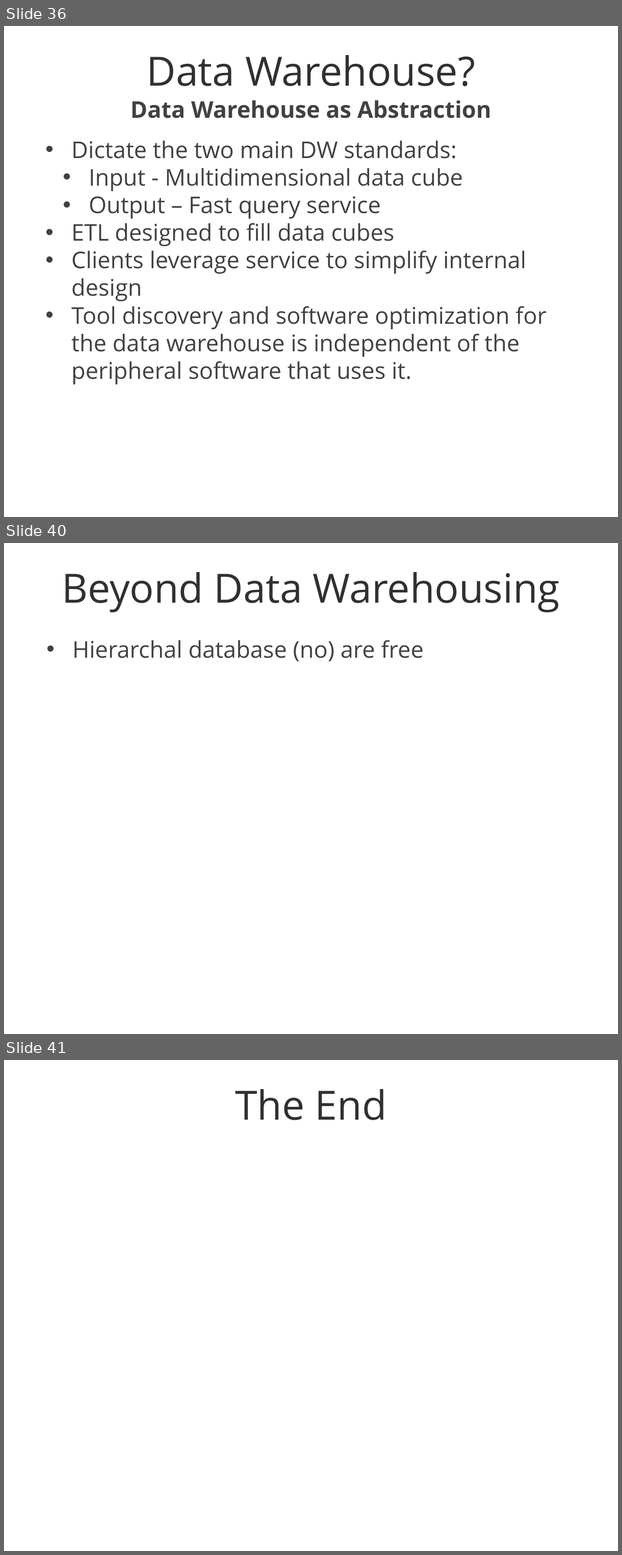
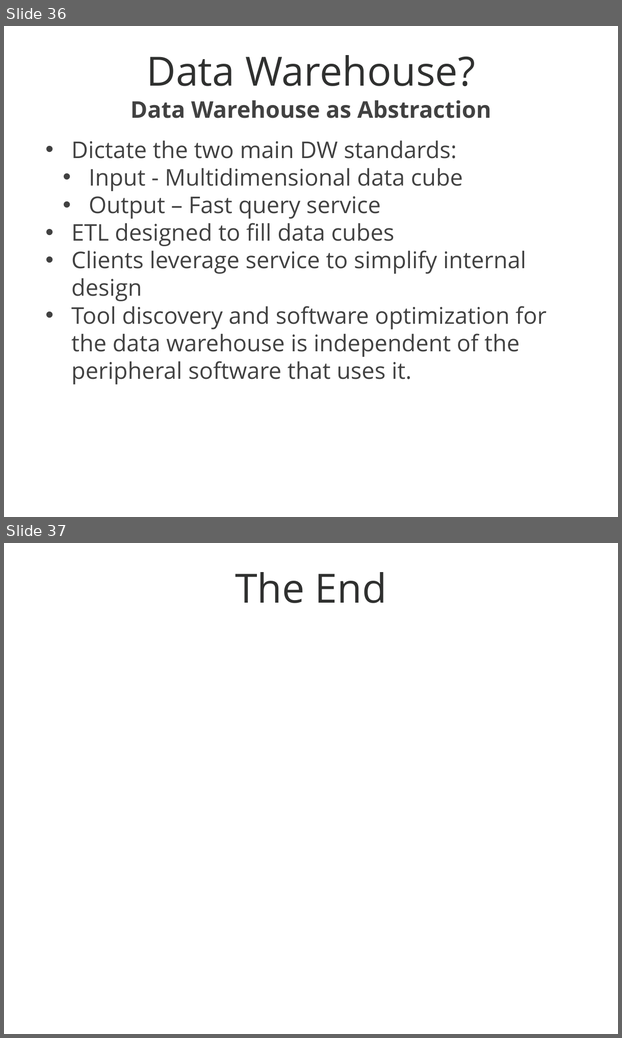
Before and after one commit to mozilla/ActiveData, a slide deck: docs/Data Warehouse.pptx. Shown one above the other, each under a label of ours: slides 36, 40 and 41 before the commit, slides 36 and 37 after it; the slides between them are not shown. The pictures are 622x1555 and 622x1038 pixels, drawn with LibreOffice and Linux fonts; fonts in the diff are those of the drawing; background and template pictures are left out. Boxes give left, top, right and bottom in pixels: in the first picture for what was removed or moved away, otherwise in the second. Text is boxed around its words. In the diff, an @@ line names an element or a change of style, - is before the commit and + after.

```diff
--- a/docs/Data Warehouse.pptx
+++ b/docs/Data Warehouse.pptx
@@ slide 40 removed at bbox=[4, 543, 618, 1034], background picture (left out) @@
@@ title removed at bbox=[62, 572, 560, 612] @@
-Beyond Data Warehousing
@@ text removed at bbox=[72, 640, 423, 661] @@
-• Hierarchal database (no) are free
@@ what was slide 41 is now slide 37 @@
```
Also in this commit, not shown: 1 slide changed, 3 other slides removed, 2 other files.
